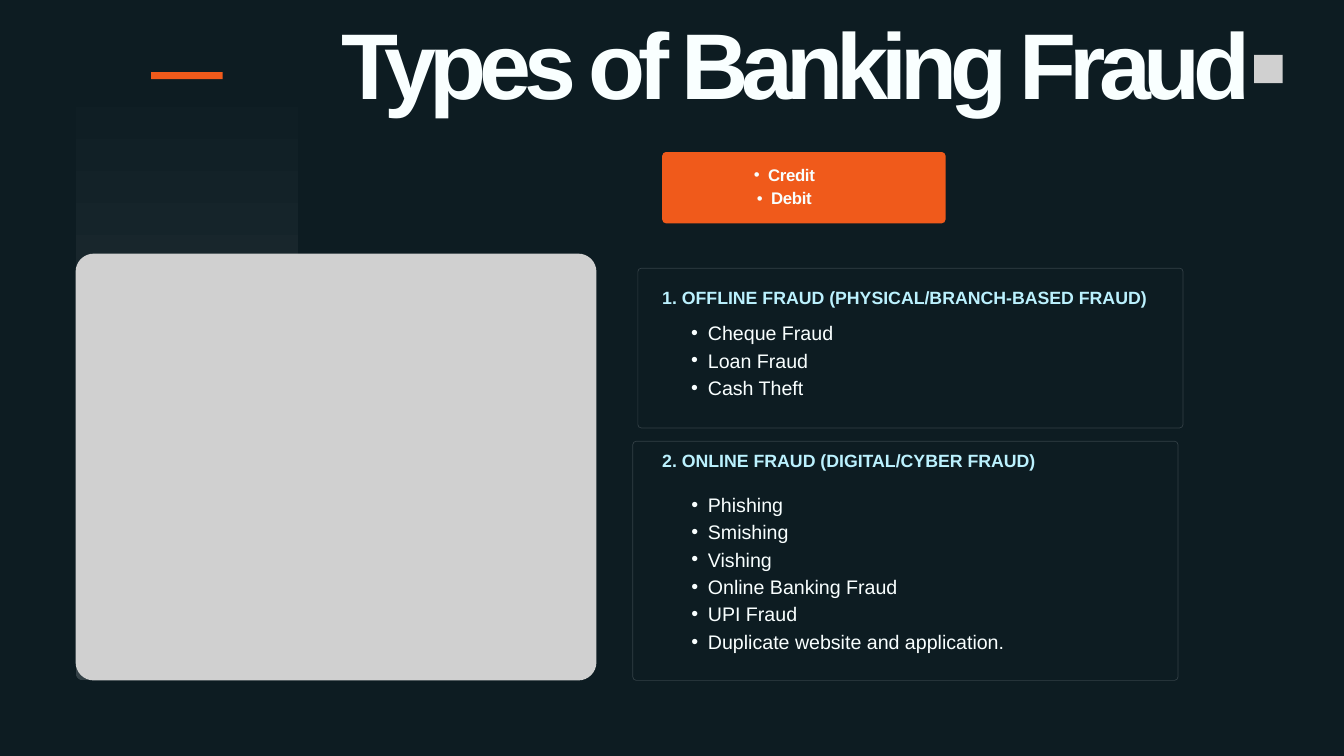
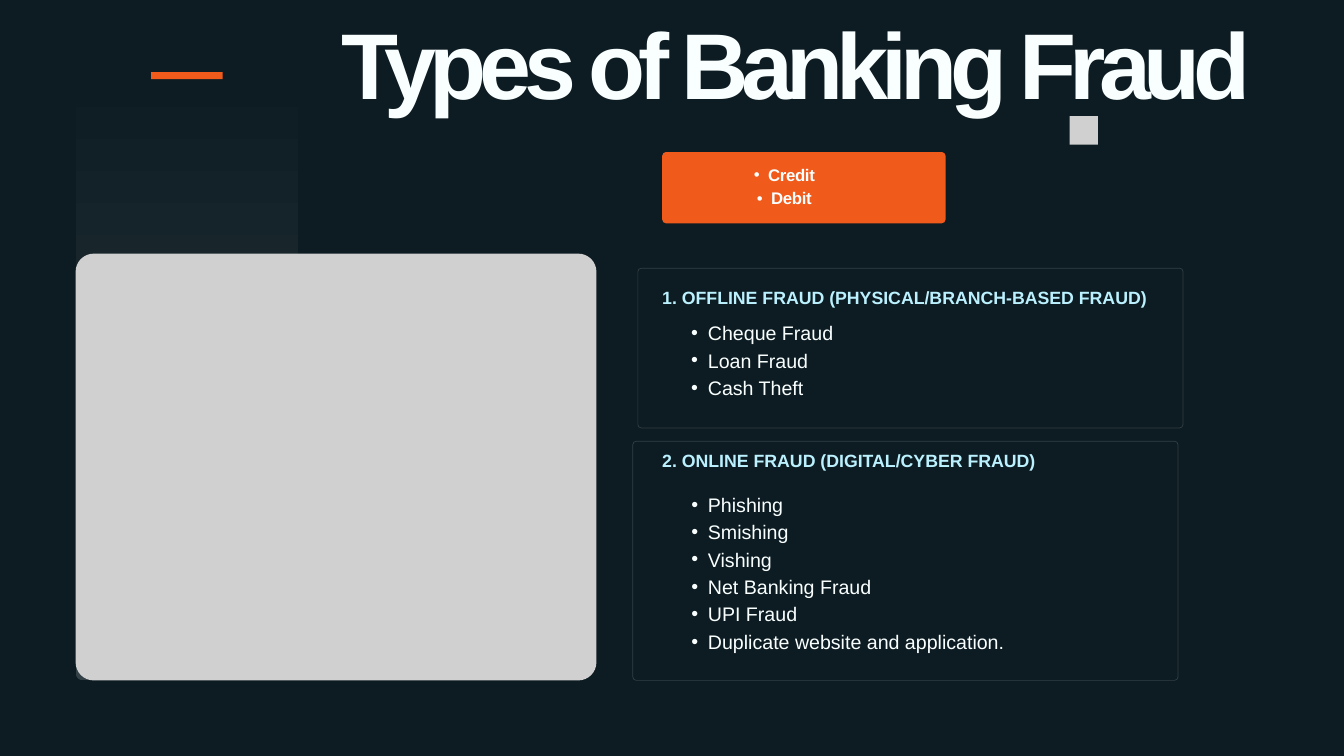
Before and after one commit to rittika9/rittika_anudip, a slide deck: slide 3 of Project/Sprint_1/BankingFraudTransactions Analytics.pptx. Drawn at 1344x756 pixels with LibreOffice and Linux fonts; fonts in the diff are those of the drawing; grey boxes stand for pictures. Boxes give left, top, right and bottom in pixels: in the first picture for what was removed or moved away, otherwise in the second. Text is boxed around its words. In the diff, an @@ line names an element or a change of style, - is before the commit and + after.

```diff
--- a/Project/Sprint_1/BankingFraudTransactions Analytics.pptx
+++ b/Project/Sprint_1/BankingFraudTransactions Analytics.pptx
@@ picture removed at (1254, 55, 1282, 83) @@
@@ picture added at (1070, 116, 1098, 144) @@
@@ text at (708, 579, 871, 598): text changed @@
-  • Online Banking Fraud
+  • Net Banking Fraud
```
Also in this commit, not shown: 7 other slides changed.
